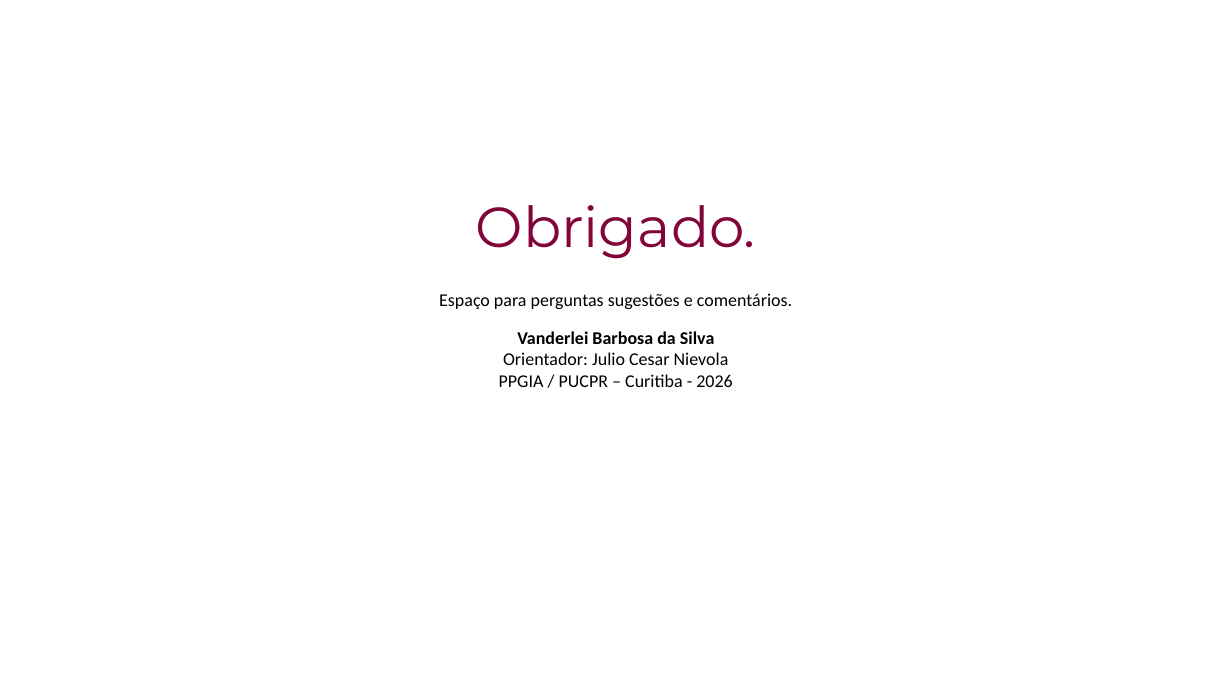
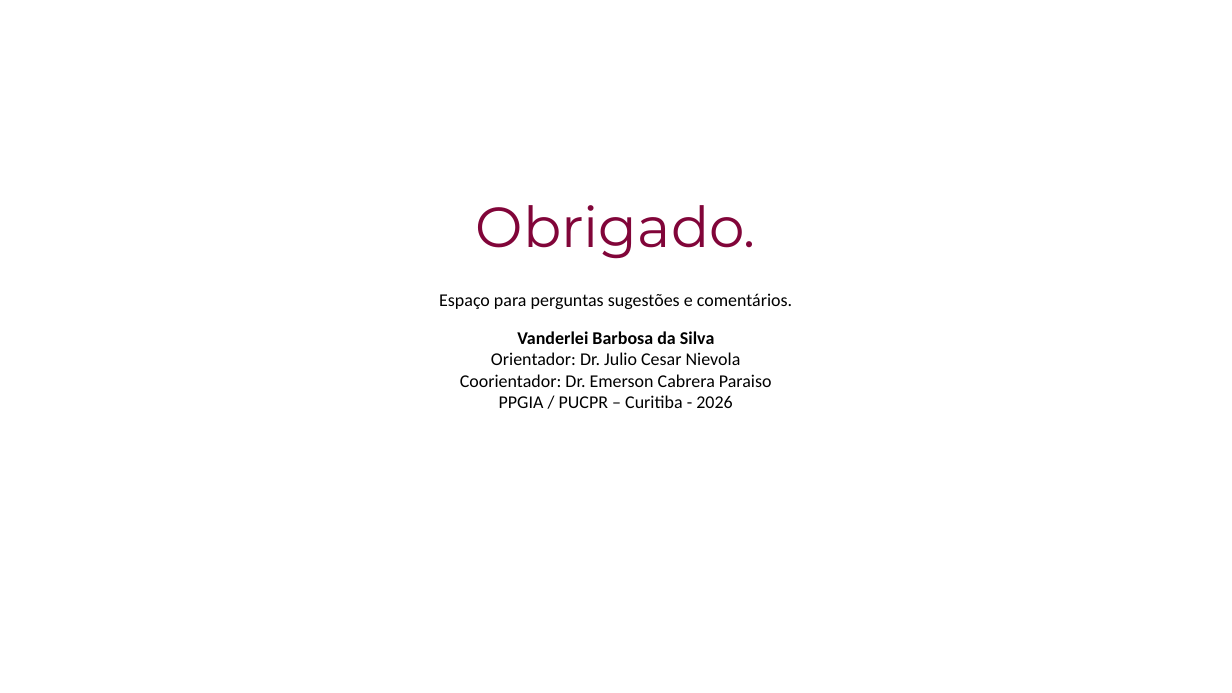
Before and after one commit to vanderbarbosa/coleta_dados_petr4, a slide deck: slide 35 of seminario_julho2026/Apresentacao_Seminario_Julho2026.pptx. Drawn at 1232x693 pixels with LibreOffice and Linux fonts; fonts in the diff are those of the drawing; background and template pictures are left out. Boxes give left, top, right and bottom in pixels: in the first picture for what was removed or moved away, otherwise in the second. Text is boxed around its words. In the diff, an @@ line names an element or a change of style, - is before the commit and + after.

```diff
--- a/seminario_julho2026/Apresentacao_Seminario_Julho2026.pptx
+++ b/seminario_julho2026/Apresentacao_Seminario_Julho2026.pptx
@@ text at (460, 352, 772, 387): text changed @@
-Orientador: Julio Cesar Nievola
+Orientador: Dr. Julio Cesar Nievola
+Coorientador: Dr. Emerson Cabrera Paraiso
```
Also in this commit, not shown: 15 other slides changed, 27 other files.
